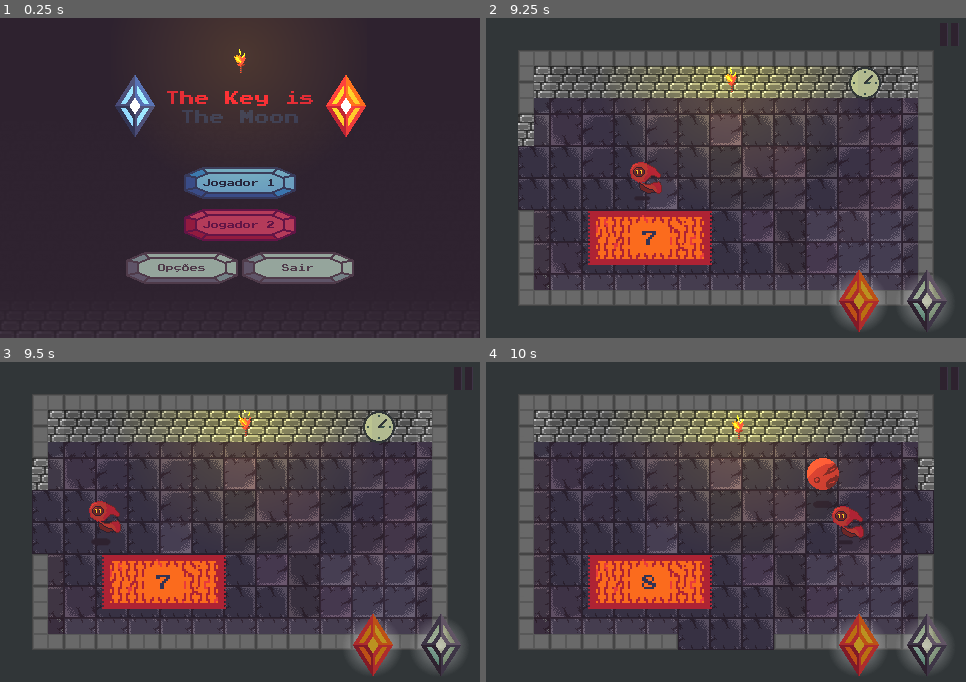
Above: before the commit, frames 1-4 (two rows, left to right).
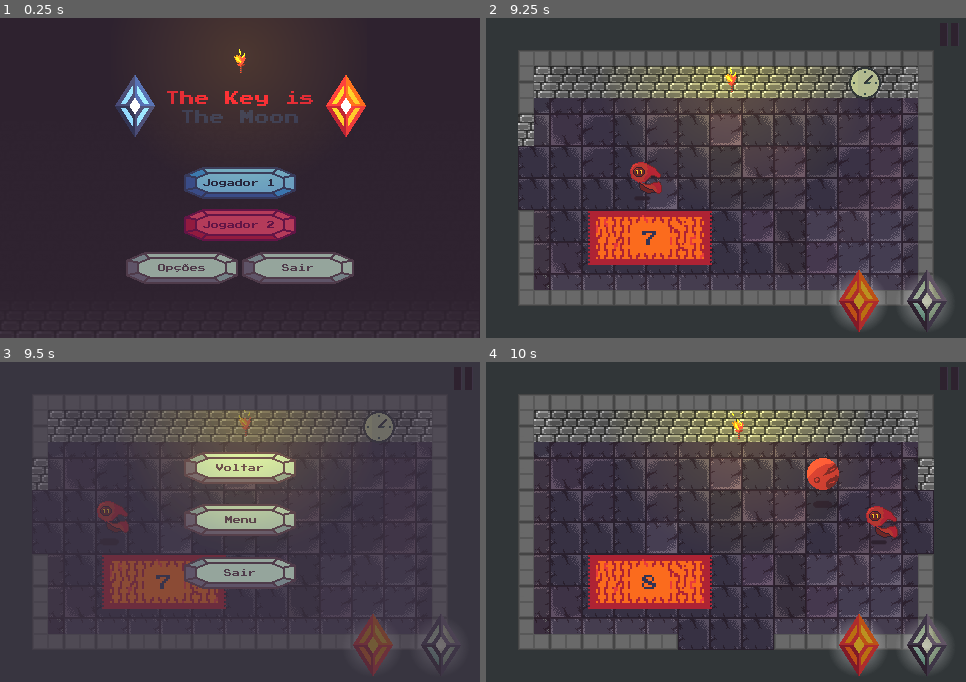
Above: after the commit, the same moments.

Repository: FelipePM01/Labirinto
Game: Godot game, scene res://Menu/MainMenu.tscn
Two runs of this game, one before a commit and one after it. Both use one fixed random seed, a clock stepped at 60 frames per second and the inputs below.
Inputs (mouse positions are in pixels of both pictures, inside the frame that each line leads up to):
- Up to frame 1 (0.25 s): no input
- Up to frame 2 (9.25 s): click (726, 184) at 0.5 s; click (951, 34) at 1.25 s; click (726, 184) at 2 s; click (726, 229) at 2.75 s; move the mouse to (726, 286) at 3.52 s; click (726, 286) at 3.67 s; move the mouse to (630, 194) at 4.27 s; click (630, 194) at 4.42 s; move the mouse to (726, 69) at 5.02 s; click (726, 69) at 5.17 s; move the mouse to (841, 203) at 5.77 s; click (841, 203) at 5.92 s; click (860, 299) at 6.5 s; click (860, 299) at 7.25 s; click (860, 299) at 8 s; move the mouse to (534, 178) at 8.77 s; click (534, 178) at 8.92 s
- Up to frame 3 (9.5 s): tap Escape (ui_cancel) at 9.4 s
- Up to frame 4 (10 s): click (726, 477) at 9.52 s

Frames 1-2 are identical in both runs. In frame 3, 24% of the frame differs, in the area x 6-95%, y 10-99%; in frame 4, 0.9%.

Commit message:
versao jam

Diff:
--- a/Godot/Game/Player.gd
+++ b/Godot/Game/Player.gd
@@ -7,6 +7,8 @@
 export(Array, Texture) var back
 export(Array, Texture) var particle
 export(Texture) var extra_particle
+export(Array, AudioStream) var teleport_sounds
+
 var frame_count = 4
 var crystal_type = 'main'
 var fading = false
@@ -59,6 +61,9 @@
 	else:
 		$Particles.texture = extra_particle
 
+	AudioManager.stream = teleport_sounds[randi() % len(teleport_sounds)]
+	AudioManager.play()
+
 	$Particles.emitting = true
 	$Hovering/Timer.stop()
 	$Tween.interpolate_property($Hovering/Sprite, 'scale', Vector2(1, 1), Vector2(0, 0), 0.35)
--- a/Godot/Game/Player.tscn
+++ b/Godot/Game/Player.tscn
@@ -15,6 +15,8 @@
 [ext_resource path="res://Assets/Sprites/Player/BluePlayerFront.png" type="Texture" id=13]
 [ext_resource path="res://Assets/Sprites/Player/RedPlayerFront.png" type="Texture" id=14]
 [ext_resource path="res://Assets/Sprites/Player/RedPlayerBack.png" type="Texture" id=15]
+[ext_resource path="res://Assets/Sounds/Magic swoosh.ogg" type="AudioStream" id=16]
+[ext_resource path="res://Assets/Sounds/Magic swoosh 2.ogg" type="AudioStream" id=17]
 
 [node name="Player" type="Node2D"]
 script = ExtResource( 2 )
@@ -24,6 +26,7 @@
 back = [ ExtResource( 12 ), ExtResource( 15 ) ]
 particle = [ ExtResource( 7 ), ExtResource( 5 ) ]
 extra_particle = ExtResource( 11 )
+teleport_sounds = [ ExtResource( 16 ), ExtResource( 17 ) ]
 
 [node name="Hovering" type="Node2D" parent="."]
 script = ExtResource( 3 )
--- a/Godot/Menu/MainMenu.gd
+++ b/Godot/Menu/MainMenu.gd
@@ -5,11 +5,11 @@
 	$Music.play_music()
 
 func _on_Jogador1_button_up():
-	Global.jogador = 1
+	Global.start_game(1)
 	get_tree().change_scene("res://Game/Game.tscn")
 
 func _on_Jogador2_button_up():
-	Global.jogador = 2
+	Global.start_game(2)
 	get_tree().change_scene("res://Game/Game.tscn")
 
 
--- a/Godot/UI/UI.gd
+++ b/Godot/UI/UI.gd
@@ -13,7 +13,7 @@
 
 
 func _process(delta):
-	if Input.is_action_pressed("ui_cancel"):
+	if Input.is_action_just_pressed("ui_cancel"):
 		$Pause.pause()
 
 func _on_PauseButton_button_up():
@@ -49,8 +49,6 @@
 
 func _on_AnimationPlayer_animation_finished(anim_name):
 	if anim_name == "SlowFade":
-		$AnimationPlayer/Chave.play()
-		$AnimationPlayer/Musica.play_music()
 		$AnimationPlayer.play("RollCredits")
 	elif anim_name == "RollCredits":
 		get_tree().change_scene("res://Menu/MainMenu.tscn")
--- a/Godot/UI/UI.tscn
+++ b/Godot/UI/UI.tscn
@@ -16,7 +16,6 @@
 [ext_resource path="res://Assets/Sprites/UI/Cristal4_pressed.png" type="Texture" id=14]
 [ext_resource path="res://Assets/Sounds/Stone-2.ogg" type="AudioStream" id=15]
 [ext_resource path="res://Audio/Audio.tscn" type="PackedScene" id=16]
-[ext_resource path="res://Assets/Music/Fantasia_in_F_minor_by_Franz_Schubert,_D.940_(Op._posth._103).ogg" type="AudioStream" id=17]
 [ext_resource path="res://Assets/Sounds/Crystal.ogg" type="AudioStream" id=18]
 [ext_resource path="res://Assets/Sprites/UI/Brilho.png" type="Texture" id=19]
 [ext_resource path="res://Assets/Sprites/Menu/Sair_pressed.png" type="Texture" id=20]
@@ -275,12 +274,6 @@
 "_edit_lock_": true,
 "_edit_use_anchors_": false
 }
-
-[node name="Chave" parent="AnimationPlayer" instance=ExtResource( 16 )]
-
-[node name="Musica" parent="AnimationPlayer" instance=ExtResource( 16 )]
-stream = ExtResource( 17 )
-is_music = true
 
 [node name="Poderes" type="MarginContainer" parent="."]
 margin_left = 341.0
--- a/Godot/project.godot
+++ b/Godot/project.godot
@@ -16,7 +16,7 @@
 
 config/name="The Key is the Moon"
 run/main_scene="res://Menu/MainMenu.tscn"
-config/icon="res://icon.png"
+config/icon="res://Assets/Sprites/UI/Cristal3_pressed.png"
 
 [autoload]
 
Not shown, removed: Godot/.mono/metadata/ide_messaging_meta.txt
Not shown, added: Godot/Assets/Sounds/Magic swoosh 2.ogg.import
Not shown, added: Godot/Assets/Sounds/Magic swoosh 3.ogg.import
Not shown, added: Godot/Assets/Sounds/Magic swoosh.ogg.import
Binary file added: Godot/Assets/Sprites/game_icon.ico
Not shown: 1 places in Godot/Game/Player.tscn that only renumber resources
Not shown: 1 places in Godot/UI/UI.tscn that only renumber resources
Not shown, added: Godot/export_presets.cfg
Not shown, added: Godot/Assets/Sounds/Magic swoosh 2.ogg
Not shown, added: Godot/Assets/Sounds/Magic swoosh 3.ogg
Not shown, added: Godot/Assets/Sounds/Magic swoosh.ogg
